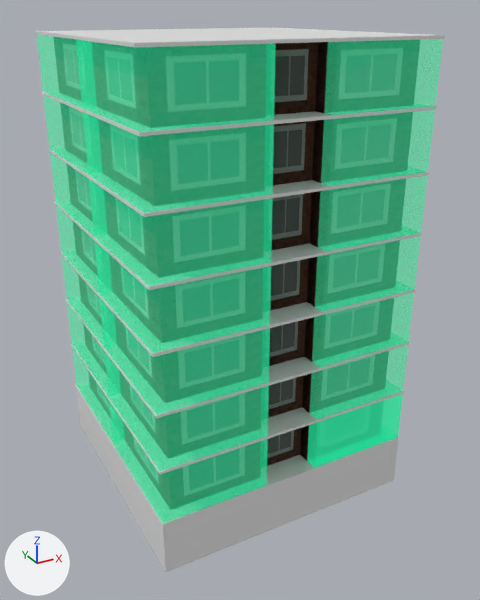
An edit to the Blender file models/building.blend, drawn before and after from the same camera.
Rendered twice from a 50 mm lens placed at (-22.0, -42.3, 35.1), pointed at (0.5, -1.4, 14.7). The axes (+X, +Y, +Z) are drawn at lower left. The lights are the same throughout.

Names of what the first picture shows: 'Basement', 'SelectionBox.003', 'SelectionBox.004', 'SelectionBox.008', 'SelectionBox.012', 'SelectionBox.013', 'SelectionBox.016', 'SelectionBox.017', 'SelectionBox.020', 'SelectionBox.021', 'SelectionBox.024', 'SelectionBox.025', 'SelectionBox.028'.
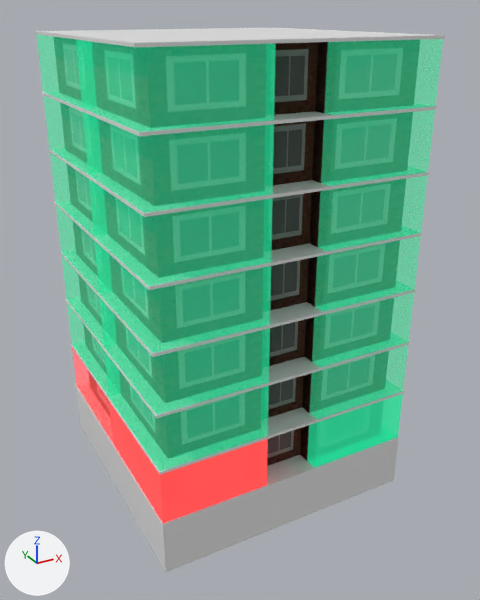
Commit message: Unavailable apartments are now visualized

The edits, one by one:
Material 'SelectionUnavailableSelect' (mat_selectionunavailableselect) is new.
Its base color is (0.863, 0.0578, 0.0578) (red #ef4444).
Its alpha is 0.9.
Its emission color is (0.863, 0.0578, 0.0578) (red #ef4444).
Its emission strength is 1.0.
Material 'SelectionUnavailableHover' (mat_selectionunavailablehover) is new.
Its base color is (0.863, 0.0578, 0.0578) (red #ef4444).
Its alpha is 0.4.
Its emission color is (0.863, 0.0578, 0.0578) (red #ef4444).
Its emission strength is 1.0.
me_plane_062 has 8 vertices, 6 faces and spans x -4.0..4.0, y -5.0..5.0, z 0.0..4.0.
me_plane_062 no longer uses material mat_selectiondefault (green #10b981).
me_plane_062 now uses material mat_selectionunavailablehover (red #ef4444).
me_plane_063 has 8 vertices, 6 faces and spans x -4.0..4.0, y -5.0..5.0, z 0.0..4.0.
me_plane_063 no longer uses material mat_selectiondefault (green #10b981).
me_plane_063 now uses material mat_selectionunavailableselect (red #ef4444).

Where the change shows, as pixel boxes [x1, y1, x2, y2] in the pictures (480 x 600 px):
'SelectionBox.004', recoloured (green to red): [109, 401, 268, 523] in both
'SelectionBox.003', recoloured (green to red): [72, 347, 113, 443] in both
